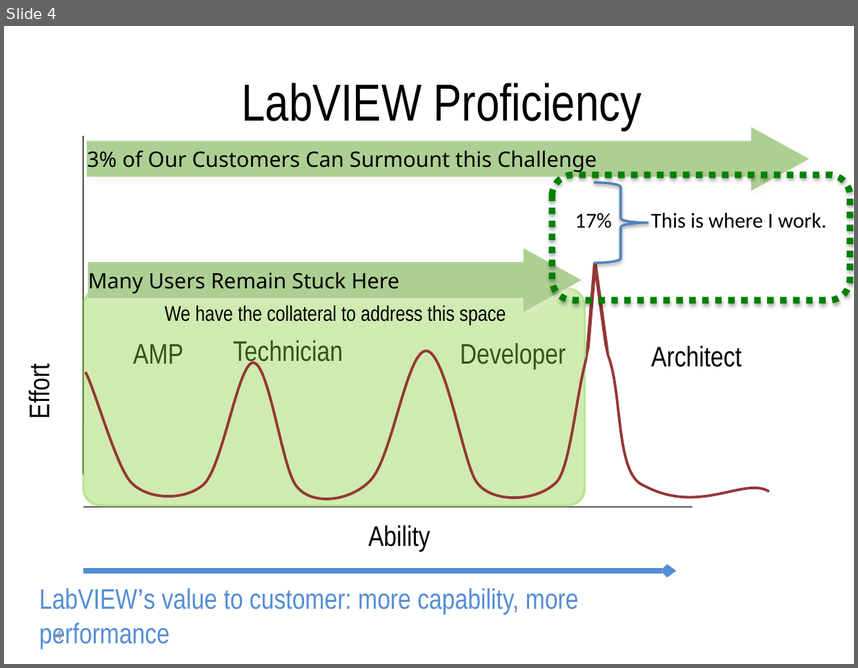
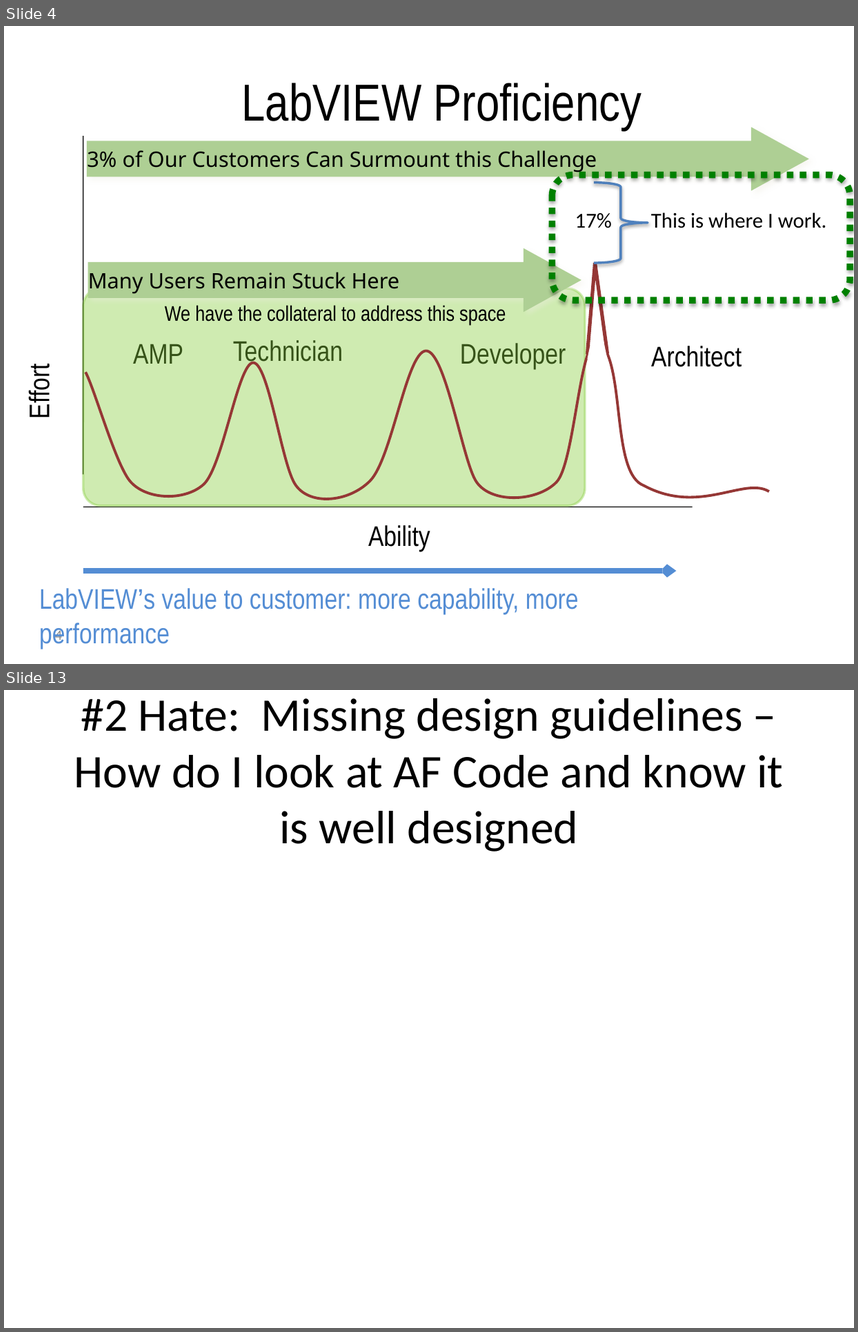
Before and after one commit to njhollenback/Presentations, a slide deck: 9-5 Things That I Love Hate About Actor Framework.pptx. Shown one above the other, each under a label of ours: slide 4 before the commit, slides 4 and 13 after it; the slides between them are not shown. The pictures are 858x668 and 858x1332 pixels, drawn with LibreOffice and Linux fonts; fonts in the diff are those of the drawing. Boxes give left, top, right and bottom in pixels: in the first picture for what was removed or moved away, otherwise in the second. Text is boxed around its words. In the diff, an @@ line names an element or a change of style, - is before the commit and + after.

```diff
--- a/9-5 Things That I Love Hate About Actor Framework.pptx
+++ b/9-5 Things That I Love Hate About Actor Framework.pptx
@@ slide 13 added at (4,690,854,1328), background #FFFFFF @@
@@ title added at (74,698,783,851), 39.6 pt, text #000000 @@
+#2 Hate: Missing design guidelines – How do I look at AF Code and know it is well designed
```
Also in this commit, not shown: 2 slides changed, 8 other slides added.
